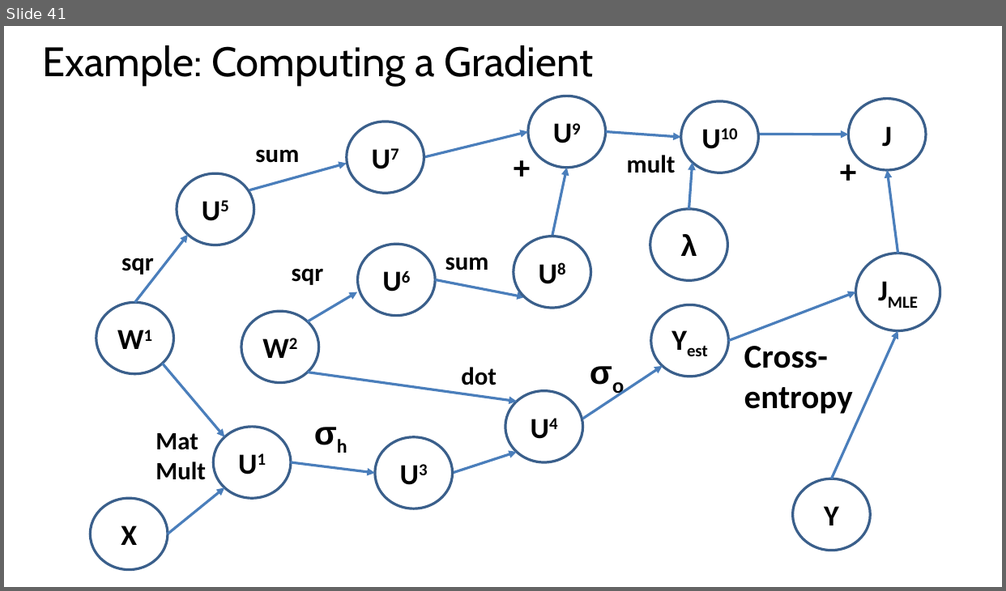
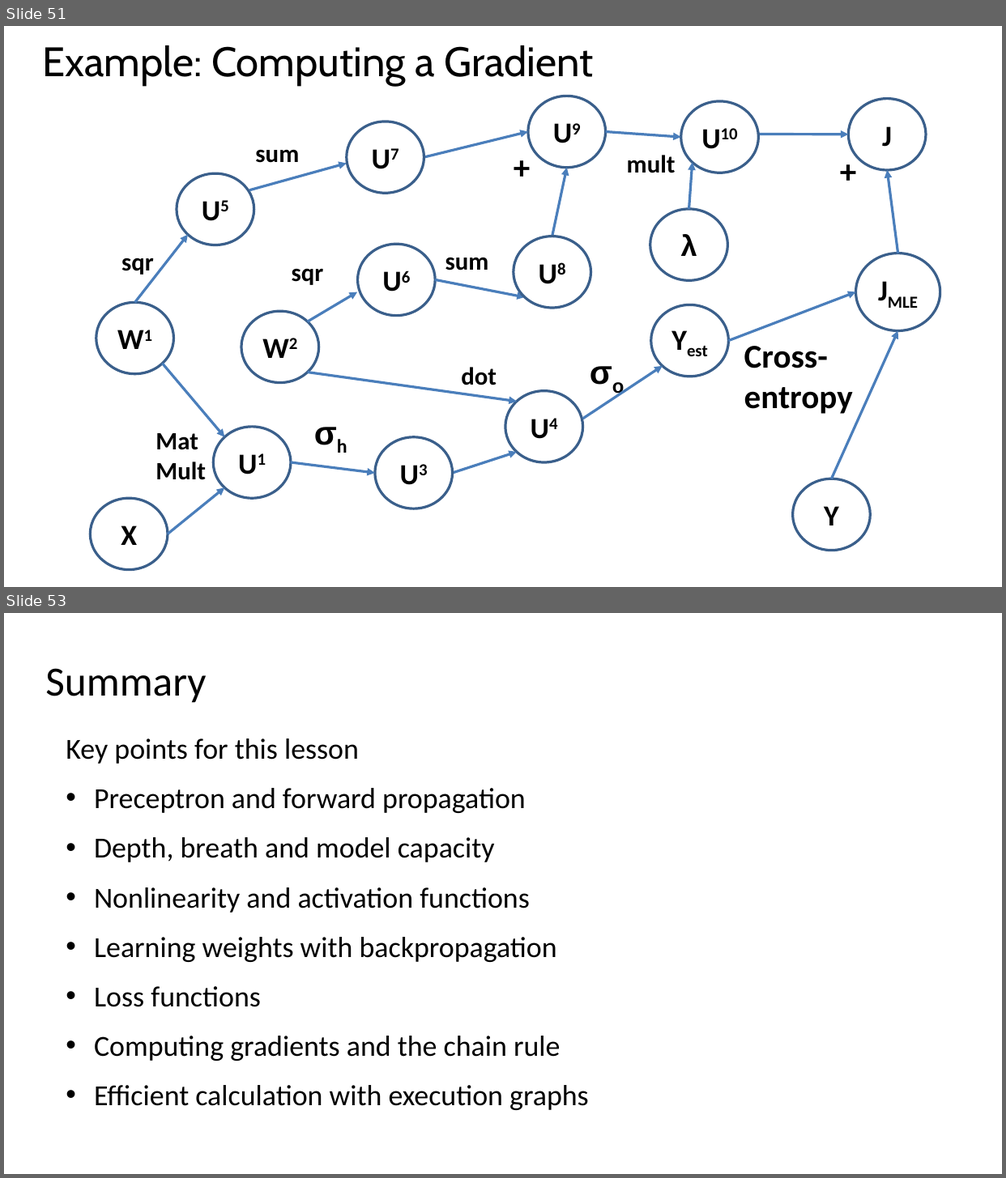
Before and after one commit to StephenElston/CSCI-E25, a slide deck: Slides/5_BuildingBlocksOfDeepLearning.pptx. Shown one above the other, each under a label of ours: slide 41 before the commit, slides 51 and 53 after it; the slides between them are not shown. The pictures are 1006x591 and 1006x1178 pixels, drawn with LibreOffice and Linux fonts; fonts in the diff are those of the drawing. Boxes give left, top, right and bottom in pixels: in the first picture for what was removed or moved away, otherwise in the second. Text is boxed around its words. In the diff, an @@ line names an element or a change of style, - is before the commit and + after.

```diff
--- a/Slides/5_BuildingBlocksOfDeepLearning.pptx
+++ b/Slides/5_BuildingBlocksOfDeepLearning.pptx
@@ slide 53 added at box(4, 613, 1002, 1174), background #FFFFFF @@
@@ title added at box(45, 668, 206, 703), 40 pt, text #000000 @@
+Summary
@@ text added at box(66, 739, 589, 1110), 28 pt, text #000000 @@
+Key points for this lesson
+• Preceptron and forward propagation
+• Depth, breath and model capacity
+• Nonlinearity and activation functions
+• Learning weights with backpropagation
+• Loss functions
+• Computing gradients and the chain rule
+• Efficient calculation with execution graphs
@@ what was slide 41 is now slide 51 @@
```
Also in this commit, not shown: 3 slides changed, 10 other slides added.
